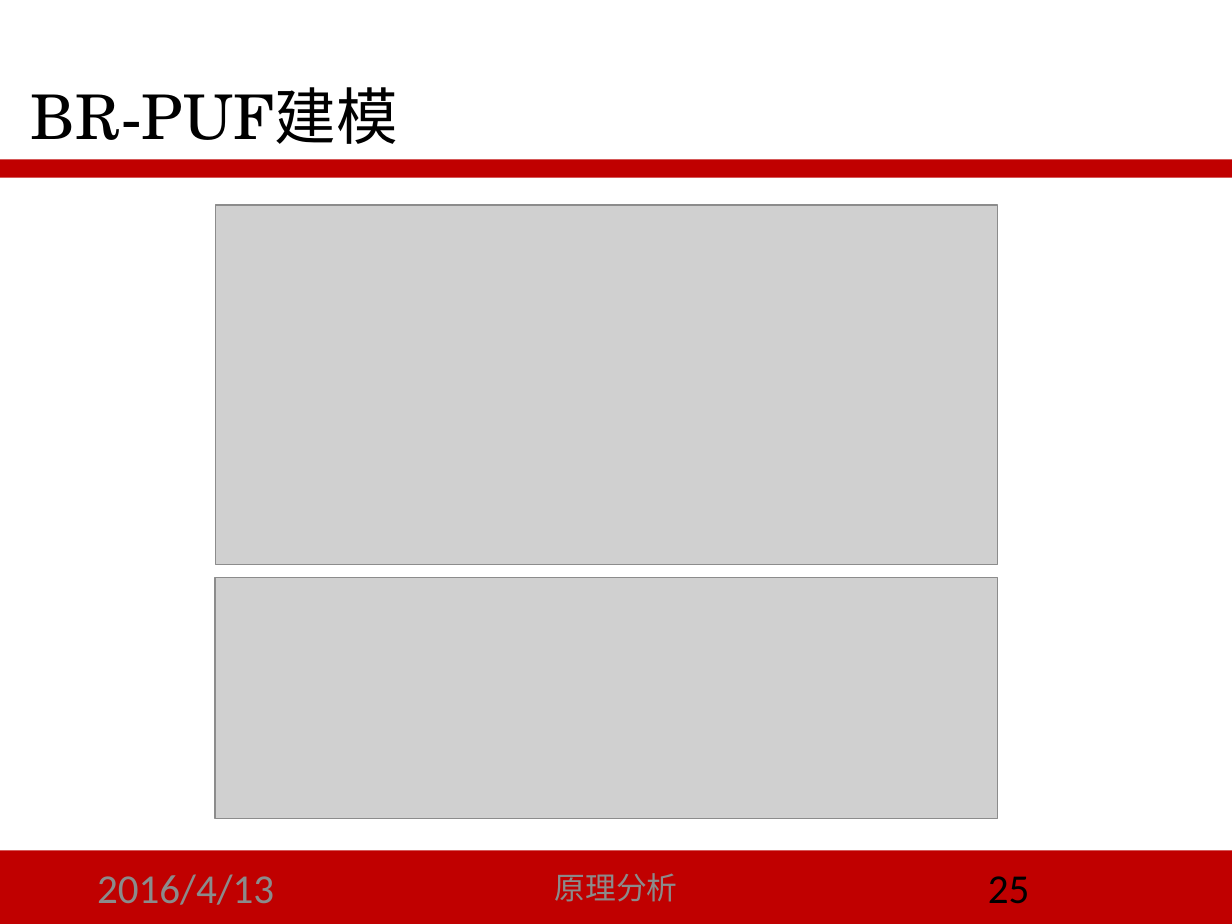
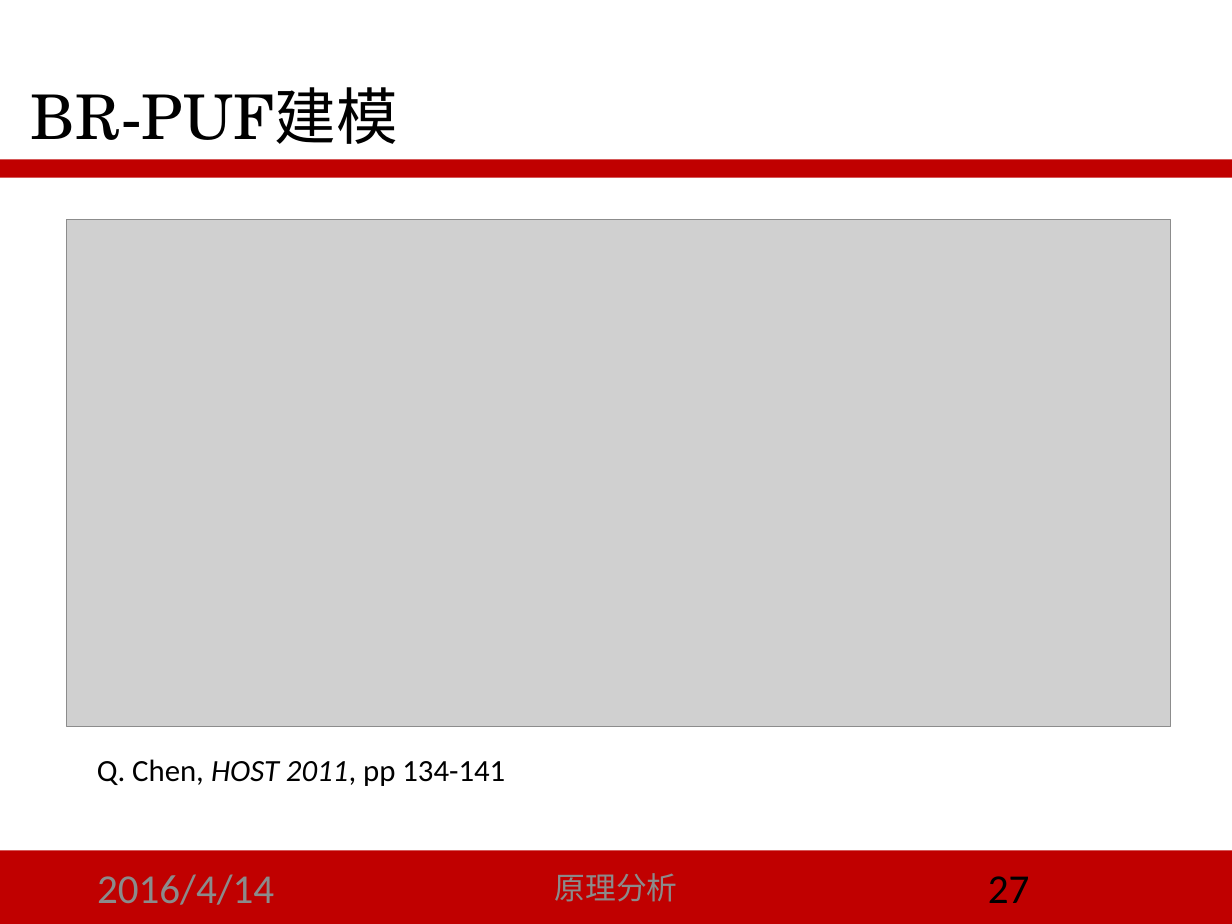
Before and after one commit to LoSealL/masterthesis, a slide deck: slide 27 of 答辩/script_02.pptx (slide 25 before the commit). Drawn at 1232x924 pixels with LibreOffice and Linux fonts; fonts in the diff are those of the drawing; grey boxes stand for pictures. Boxes give left, top, right and bottom in pixels: in the first picture for what was removed or moved away, otherwise in the second. Text is boxed around its words. In the diff, an @@ line names an element or a change of style, - is before the commit and + after.

```diff
--- a/答辩/script_02.pptx
+++ b/答辩/script_02.pptx
@@ picture: place and size @@
-picture at box(216, 206, 998, 565)
+picture at box(67, 219, 1170, 727)
@@ picture removed at box(216, 578, 998, 819) @@
@@ text added at box(97, 759, 505, 786), 18 pt, text #000000 @@
+Q. Chen, HOST 2011, pp 134-141
@@ text at box(97, 874, 274, 905): text changed @@
-2016/4/13
+2016/4/14
@@ page number at box(988, 876, 1030, 903): text changed @@
-25
+27
```
Also in this commit, not shown: 44 other slides changed, 5 slides added, 11 other files.
